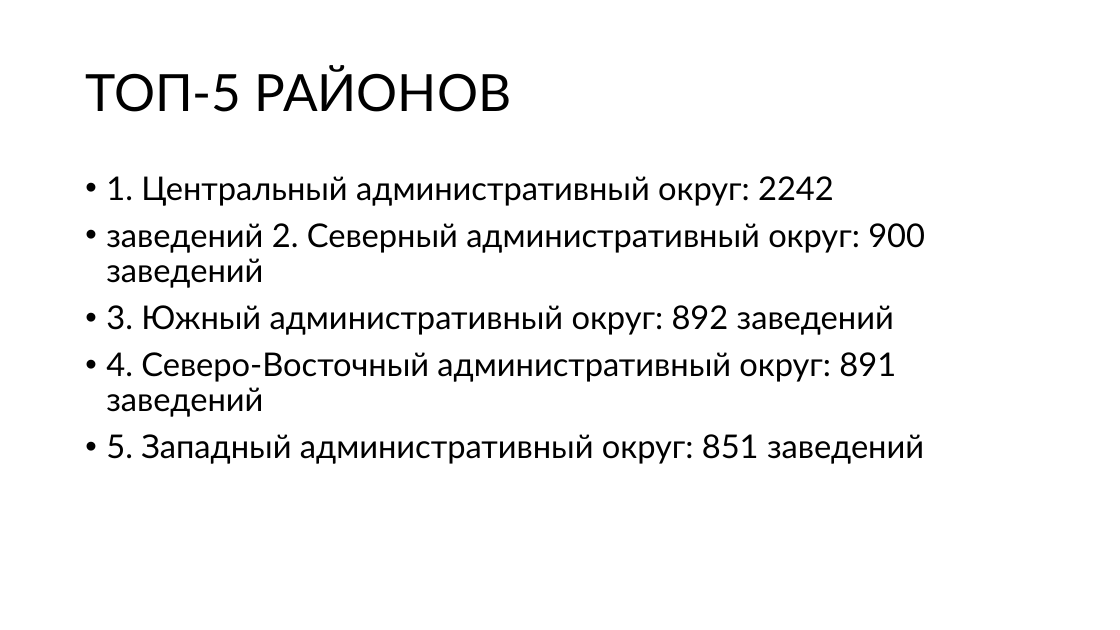
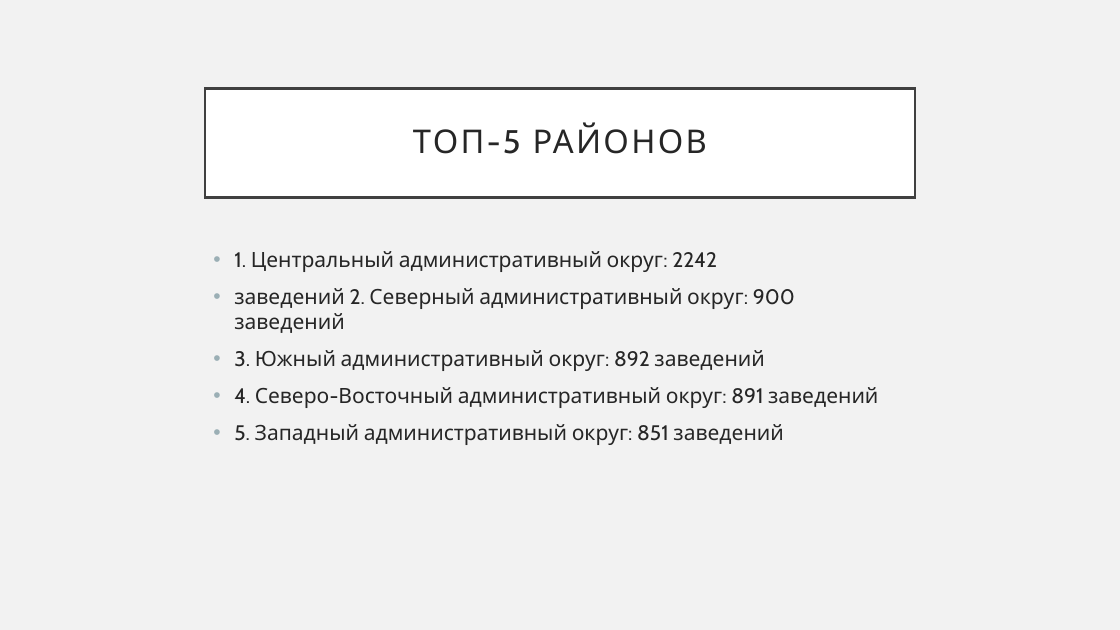
Before and after one commit to PHILIPP111007/masters_degree_Roshchin_M25-555, a slide deck: slide 13 of BI/moscow_places/moscow_places_hw.pptx. Drawn at 1120x630 pixels with LibreOffice and Linux fonts; fonts in the diff are those of the drawing. Boxes give left, top, right and bottom in pixels: in the first picture for what was removed or moved away, otherwise in the second. Text is boxed around its words. In the diff, an @@ line names an element or a change of style, - is before the commit and + after.

```diff
--- a/BI/moscow_places/moscow_places_hw.pptx
+++ b/BI/moscow_places/moscow_places_hw.pptx
@@ background #FFFFFF to #F2F2F2 @@
@@ title "ТОП-5 РАЙОНОВ" resized from (x1=85, y1=66, x2=512, y2=112) to (x1=205, y1=88, x2=915, y2=197) @@
@@ title "ТОП-5 РАЙОНОВ" at (x1=205, y1=88, x2=915, y2=197): size 44 to 28 pt, font Lato to Cabin, text colour #000000 to #262626, letter spacing 0 to 2 pt; alignment left to centre; fill none to #FFFFFF; outline none to #404040 2.5 pt @@
@@ text "1. Центральный административный округ: 2242" moved from (x1=106, y1=176, x2=925, y2=464) to (x1=234, y1=251, x2=878, y2=445) @@
@@ text "1. Центральный административный округ: 2242" at (x1=234, y1=251, x2=878, y2=445): size 28 to 18 pt, font Lato to Cabin, text colour #000000 to #262626; line spacing 0.9 to 1 @@
```
Also in this commit, not shown: 23 other slides changed, 1 other file.
